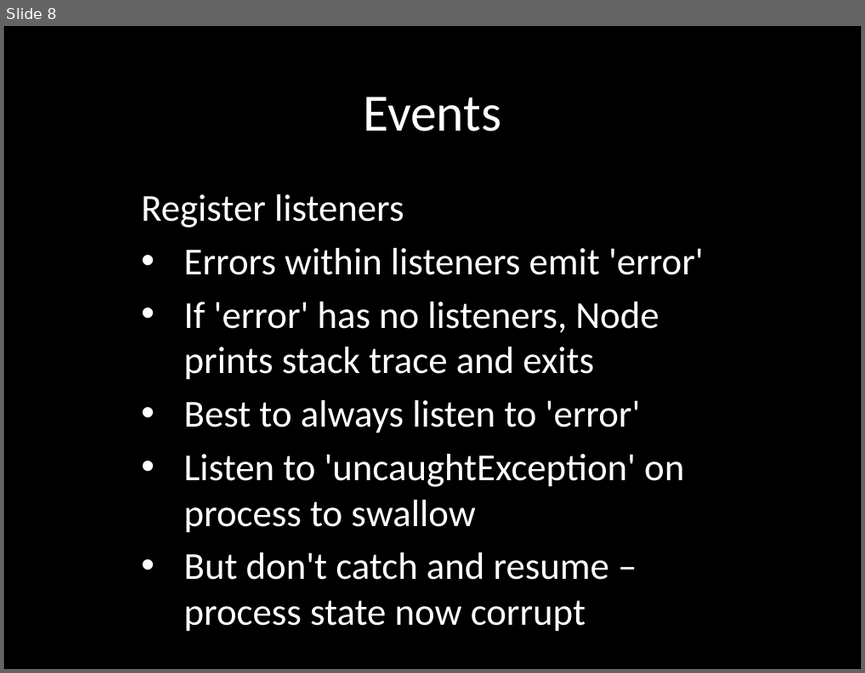
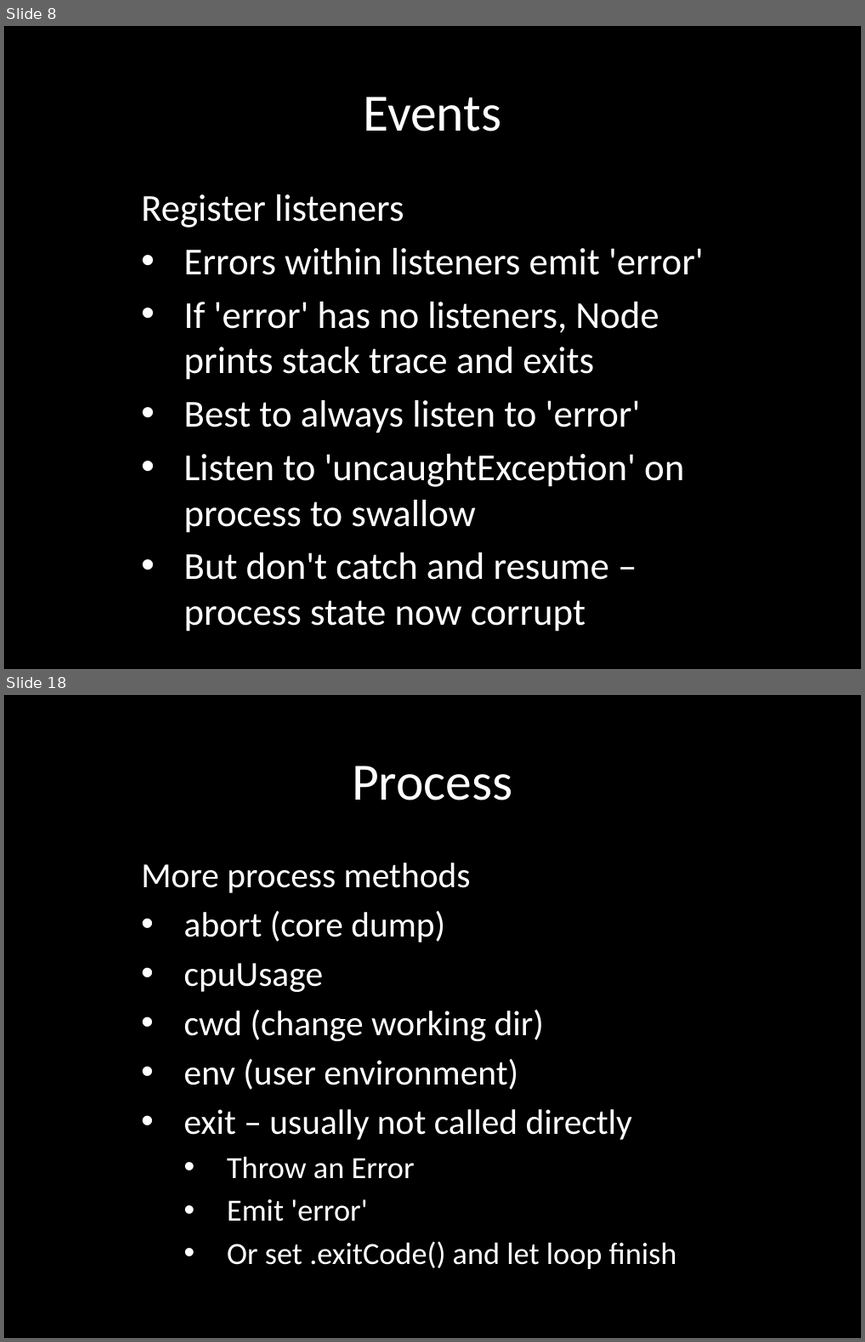
Before and after one commit to eliasjames/training-node, a slide deck: slides/Node Slides Day 2.pptx. Shown one above the other, each under a label of ours: slide 8 before the commit, slides 8 and 18 after it; the slides between them are not shown. The pictures are 865x673 and 865x1342 pixels, drawn with LibreOffice and Linux fonts; fonts in the diff are those of the drawing. Boxes give left, top, right and bottom in pixels: in the first picture for what was removed or moved away, otherwise in the second. Text is boxed around its words. In the diff, an @@ line names an element or a change of style, - is before the commit and + after.

Commit message:
Day 2 slides: events, streams, process

```diff
--- a/slides/Node Slides Day 2.pptx
+++ b/slides/Node Slides Day 2.pptx
@@ slide 18 added at [4, 695, 861, 1338], background #000000 @@
@@ title added at [352, 766, 513, 800], 44 pt, text #FFFFFF @@
+Process
@@ subtitle added at [141, 862, 677, 1269], 29.6 pt, text #FFFFFF @@
+More process methods
+• abort (core dump)
+• cpuUsage
+• cwd (change working dir)
+• env (user environment)
+• exit – usually not called directly
+  • Throw an Error
+  • Emit 'error'
+  • Or set .exitCode() and let loop finish
```
Also in this commit, not shown: 14 other slides added.
